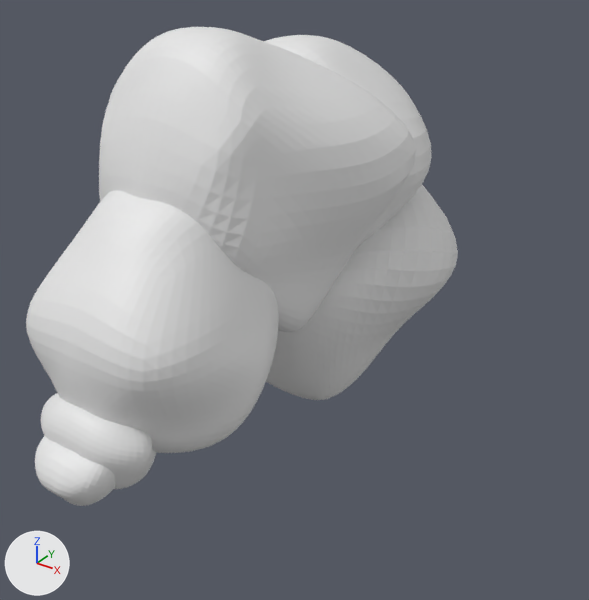
The Blender file bearTutorial.blend: old version first, new version second.
Before and after are seen from a 50 mm camera at (12.11, -15.72, 9.63) aimed at (1.51, -0.64, 0.06). Lighting does not change. The marker at lower left points along +X, +Y and +Z.

The first picture shows 'Roundcube', 'Roundcube.001', 'Roundcube.002', 'Roundcube.003', 'Roundcube.004', 'Roundcube.005'.
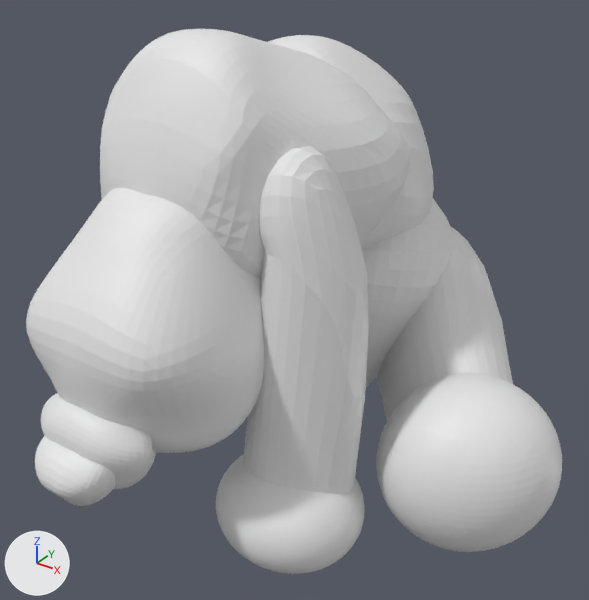
Commit message: bear legs

What differs and where, as boxes [x1, y1, x2, y2] in the pictures (589 x 600 px; the box of a moved part takes in the faces that stretch with it):
'Roundcube.003', reshaped
    before: [99, 27, 416, 332]
    after: [100, 29, 410, 278]
'Roundcube.007', added
    after: [243, 146, 369, 494]
'Roundcube.009', added
    after: [376, 373, 562, 552]
'Roundcube.005', reshaped
    before: [266, 185, 458, 400]
    after: [362, 198, 453, 387]
'Roundcube.008', added
    after: [377, 227, 513, 420]
'Roundcube.010', added
    after: [216, 454, 365, 574]
'Roundcube.004', reshaped
    before: [264, 35, 432, 246]
    after: [268, 35, 434, 251]
part 2 of me_roundcube_004, moved or reshaped
    before: [358, 87, 432, 246]
    after: [361, 87, 434, 251]
part 3 of me_roundcube_004, moved or reshaped
    before: [264, 35, 362, 87]
    after: [268, 35, 360, 85]
part 4 of me_roundcube_005, moved or reshaped
    before: [266, 211, 458, 400]
    after: [366, 211, 453, 387]

The change, as a diff of the scene's bpy script:
```diff
--- a/bearTutorial.blend.py
+++ b/bearTutorial.blend.py
@@ me_roundcube_003 @@
 # used by ob_roundcube_003; location = (0.05, -1.5, 2.78); rotation_euler = (1.571, 0.0, 0.0), in degrees (90, 0, 0); scale = (2.82, 2.82, 2.82)
-me_roundcube_003.from_pydata(...)  # 1736 vertices, 1734 faces; spans x -1.28..1.28, y -1.22..1.4, z -1.25..0.99
+me_roundcube_003.from_pydata(...)  # 1736 vertices, 1734 faces; spans x -1.27..1.27, y -1.3..1.38, z -1.31..0.96
+# me_roundcube_003 part 1: 1736 of 1736 vertices moved; they spanned x -1.28..1.28, y -1.22..1.4, z -1.25..0.99 and now span x -1.27..1.27, y -1.3..1.38, z -1.31..0.96; mean shift (0.0, -0.06, -0.07); largest move (0.04, 1.13, -0.68) -> (0.04, 1.04, -1.06)
@@ me_roundcube_004 @@
 # used by ob_roundcube_004; location = (0.05, 1.78, 2.15); rotation_euler = (1.571, 0.0, 0.0), in degrees (90, 0, 0); scale = (2.82, 2.82, 2.82)
-me_roundcube_004.from_pydata(...)  # 1736 vertices, 1734 faces; spans x -1.15..1.16, y -0.73..1.39, z -1.36..0.99
+me_roundcube_004.from_pydata(...)  # 1736 vertices, 1734 faces; spans x -1.16..1.16, y -0.73..1.38, z -1.38..0.99
+# me_roundcube_004 part 2: 1058 of 1736 vertices moved; they spanned x -1.15..1.16, y -0.68..0.84, z -1.36..0.79 and now span x -1.16..1.16, y -0.69..0.83, z -1.38..0.79; mean shift (0.0, -0.11, -0.01); largest move (-1.04, 0.09, -0.5) -> (-1.05, -0.31, -0.58)
+# me_roundcube_004 part 3: 122 of 1736 vertices moved; they spanned x -0.57..0.57, y 0.8..1.39, z -0.12..0.8 and now span x -0.57..0.57, y 0.8..1.38, z -0.14..0.77; mean shift (0.0, -0.01, -0.04); largest move (-0.04, 1.3, 0.45) -> (-0.04, 1.28, 0.36)
@@ me_roundcube_005 @@
 # used by ob_roundcube_005; location = (0.05, 3.13, -1.97); rotation_euler = (1.571, 0.0, 0.0), in degrees (90, 0, 0); scale = (2.82, 2.82, 2.82)
-me_roundcube_005.from_pydata(...)  # 1736 vertices, 1734 faces; spans x -1.35..1.35, y -0.93..1.7, z -1.4..1.26
+me_roundcube_005.from_pydata(...)  # 1736 vertices, 1734 faces; spans x -1.35..1.35, y -1.09..1.7, z -1.37..1.26
+# me_roundcube_005 part 4: 1205 of 1736 vertices moved; they spanned x -1.32..1.32, y -0.93..0.87, z -1.4..1.14 and now span x -1.33..1.33, y -1.09..0.86, z -1.37..1.14; mean shift (0.0, -0.17, 0.03); largest move (-0.03, -0.51, -0.37) -> (-0.03, -0.91, -0.45)
@@ ob_roundcube_009 @@
+ob_roundcube_009 = bpy.data.objects.new('Roundcube.009', me_roundcube_012)  # 1984 vertices, 1982 faces; spans x -0.98..0.99, y -1.05..1.07, z -1.04..0.99
+ob_roundcube_009.location = (6.32, 0.15, -3.44)
+ob_roundcube_009.rotation_euler = (1.571, 0.0, 1.571)  # degrees (90, 0, 90)
+ob_roundcube_009.scale = (2.27, 2.13, 2.17)
@@ ob_roundcube_008 @@
+ob_roundcube_008 = bpy.data.objects.new('Roundcube.008', me_roundcube_011)  # 738 vertices, 736 faces; spans x -0.86..1.58, y -0.86..0.68, z -1.02..1.77
+ob_roundcube_008.location = (2.78, 1.86, -3.51)
+ob_roundcube_008.rotation_euler = (-1.133, 0.0, 0.0)  # degrees (-65, 0, 0)
+ob_roundcube_008.scale = (3.25, 3.25, 3.25)
@@ ob_roundcube_010 @@
+ob_roundcube_010 = bpy.data.objects.new('Roundcube.010', me_roundcube_010)  # 1984 vertices, 1982 faces; spans x -1.04..1.01, y -1.07..1.14, z -1.01..1.08
+ob_roundcube_010.location = (2.79, -2.7, -4.47)
+ob_roundcube_010.rotation_euler = (1.571, 0.0, 1.571)  # degrees (90, 0, 90)
+ob_roundcube_010.scale = (1.82, 1.27, 1.82)
@@ ob_roundcube_007 @@
+ob_roundcube_007 = bpy.data.objects.new('Roundcube.007', me_roundcube_007)  # 738 vertices, 736 faces; spans x -0.45..0.49, y -0.5..0.57, z -1.27..1.65
+ob_roundcube_007.location = (2.78, -2.02, -0.79)
+ob_roundcube_007.scale = (3.25, 3.25, 3.25)
```
